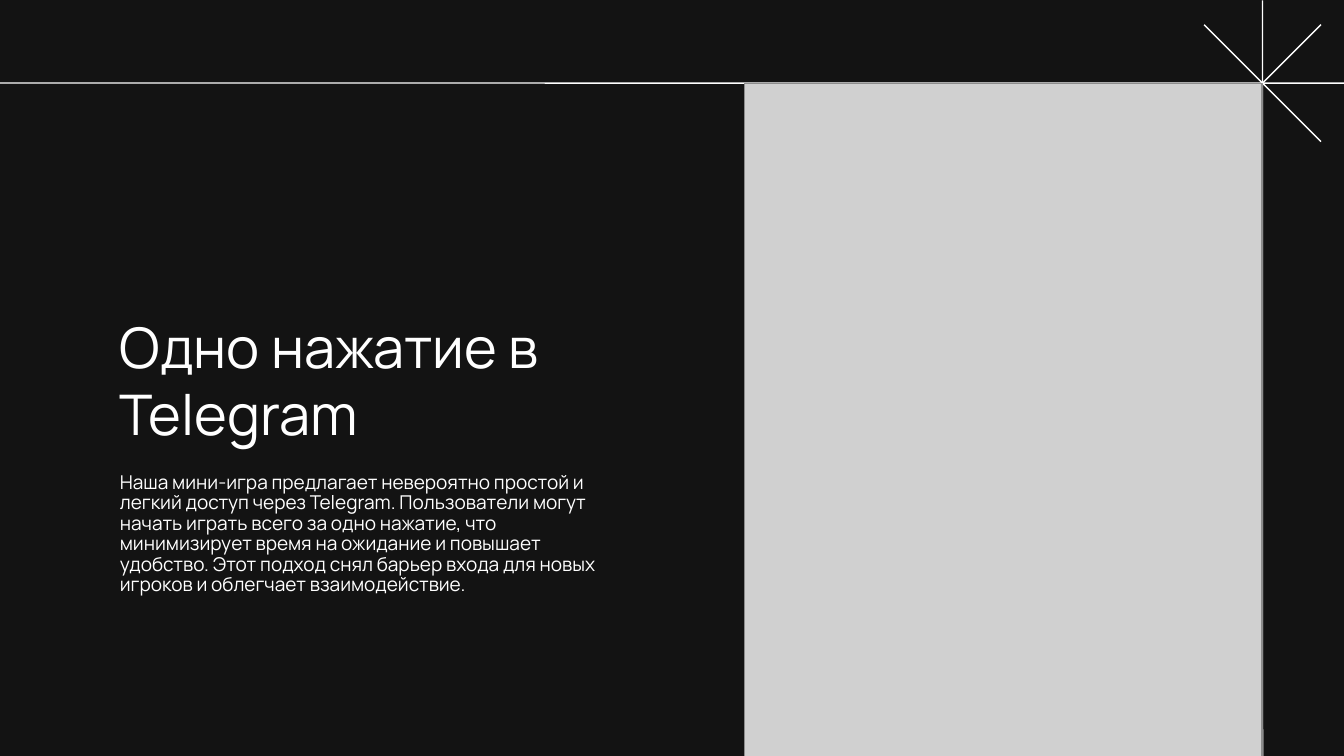
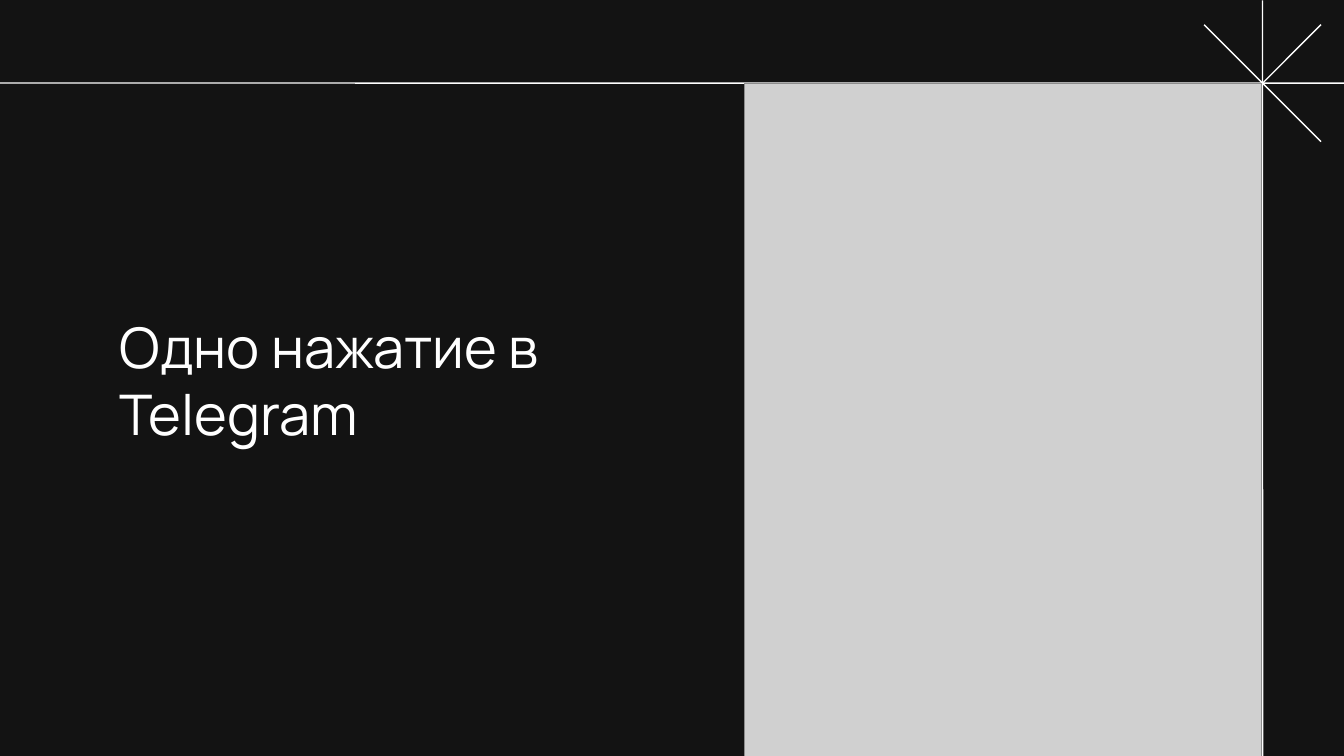
Before and after one commit to Polina-Shupikova/NPI, a slide deck: slide 7 of Советский кроссворд.pptx (slide 8 before the commit). Drawn at 1344x756 pixels with LibreOffice and Linux fonts; fonts in the diff are those of the drawing; grey boxes stand for pictures. Boxes give left, top, right and bottom in pixels: in the first picture for what was removed or moved away, otherwise in the second. Text is boxed around its words. In the diff, an @@ line names an element or a change of style, - is before the commit and + after.

```diff
--- a/Советский кроссворд.pptx
+++ b/Советский кроссворд.pptx
@@ subtitle removed at <box>120,475,595,596</box> @@
-Наша мини-игра предлагает невероятно простой и легкий доступ через Telegram. Пользователи могут начать играть всего за одно нажатие, что минимизирует время на ожидание и повышает удобство. Этот подход снял барьер входа для новых игроков и облегчает взаимодействие.
```
Also in this commit, not shown: 3 other slides changed, 6 slides added, 5 slides removed, 5 other files.
